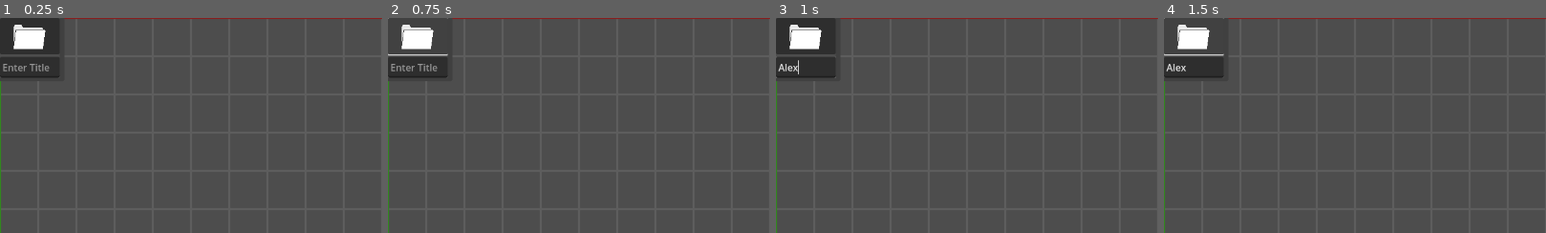
Above: before the commit, frames 1-4 (left to right).
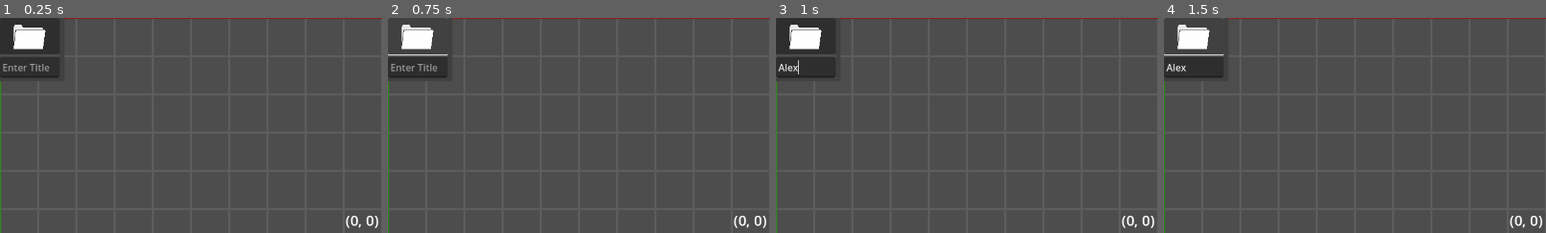
Above: after the commit, the same moments.

Repository: TophatMoth/TMPMS-v2
Game: Godot game, scene res://InProject.tscn
Same seed, same stepped clock (60 frames per second), same inputs: the game is played once before the commit and once after it. The engine's default icon, where the game draws it, is replaced by a stand-in: a white triangle on a blue panel in a dark square.
Inputs (mouse positions are % of the whole screen's width and height, from its top left):
- Up to frame 1 (0.25 s): no input
- Up to frame 2 (0.75 s): click (54, 57) at 0.52 s; type "Alex" at 0.6 s
- Up to frame 3 (1 s): click (54, 61) at 0.75 s; type "Alex" at 0.83 s
- Up to frame 4 (1.5 s): click (54, 54) at 1.25 s
The pictures show only the part of the screen within x 50-100%, y 50-100%; the shares and areas given below are measured in that part.

The runs differ from the first frame. In frame 1, 0.2% of the frame differs, in the area x 90-99%, y 92-98%; in frame 2, 0.2%; in frame 3, 0.2%; in frame 4, 0.2%.
Error before the commit: Parse Error: Identifier "integer_division" not declared in the current scope. (res://InProject.tscn::GDScript_6qfl3:12)

Commit message:
Multiple Changes (See Description)
- Added the ability to move the camera with RMB
- Moved the grid to its own scene
- Added the label in the corner to display the camera position
- Removed controller inputs from the Input Map

Diff:
--- a/FileObjects/FileObject.gd
+++ b/FileObjects/FileObject.gd
@@ -12,11 +12,16 @@
 var last_local_position : Vector2i = Vector2i.ZERO;
 
 func _ready():
-	get_tree().root.size_changed.connect(viewport_resized);
+	close_requested.connect(close_button_pressed);
+	size_changed.connect(update_global_position);
+	get_tree().root.size_changed.connect(update_local_position);
+	Global.camera_moved.connect(update_local_position);
 	await get_tree().process_frame;
 	update_local_position();
 
 func update_local_position():
+	if has_focus() && (Input.get_mouse_button_mask() & MOUSE_BUTTON_MASK_LEFT):
+		return;
 	var camera : Camera2D = get_tree().root.get_camera_2d();
 	var top_left : Vector2i = Vector2i.ZERO;
 	if camera != null:
@@ -34,11 +39,12 @@
 	global_position = position + top_left;
 	last_local_position = position;
 
-func viewport_resized():
-	update_local_position();
-
 func _process(_delta):
 	if last_local_position != position:
-		print(String(name) + " moved");
+		#print(String(name) + " moved");
 		update_global_position();
 		last_local_position = position;
+
+func close_button_pressed():
+	# Temporary, later it should have a confirmation popup and delete the associated file
+	queue_free();
--- a/Global.gd
+++ b/Global.gd
@@ -1,4 +1,6 @@
 extends Node
+
+signal camera_moved;
 
 var proj_controller : ProjectController = null;
 
@@ -6,3 +8,6 @@
 	await get_tree().process_frame;
 	if get_tree().current_scene is ProjectController:
 		proj_controller = get_tree().current_scene;
+
+func emit_camera_moved():
+	camera_moved.emit();
--- /dev/null
+++ b/Grid.tscn
@@ -0,0 +1,84 @@
+[gd_scene load_steps=4 format=3 uid="uid://cs5bxtio4lyn5"]
+
+[ext_resource type="Texture2D" uid="uid://bgt6kxwsex4wb" path="res://Background.png" id="1_jyavb"]
+
+[sub_resource type="GDScript" id="GDScript_6qfl3"]
+script/source = "extends ParallaxLayer
+
+# Called when the node enters the scene tree for the first time.
+func _ready():
+	var max_dim : Vector2i = DisplayServer.screen_get_size(-1);
+
+	# Gets the maximum size of all the screens on the device and stores them in the max_dim array
+	for i in range(DisplayServer.get_screen_count()):
+		for j in range(2):
+			max_dim[j] = max(max_dim[j], DisplayServer.screen_get_size(i)[j]);
+
+	# Rounds every dimension up to a multiple of 64 so the grid pattern stays smooth
+	for i in range(2):
+		max_dim[i] = ceil(max_dim[i] / 64.0) * 64;
+
+	# Applies the calculated sizes to the grid pattern and updates the motion_mirroring
+	motion_mirroring = max_dim;
+	$TextureRect.set_size(max_dim);
+"
+
+[sub_resource type="GDScript" id="GDScript_qnhw8"]
+script/source = "extends ParallaxLayer
+
+@export_enum(\"X\", \"Y\") var axis : int = 0;
+@export var line_width : float = 4.0;
+
+# Called when the node enters the scene tree for the first time.
+func _ready():
+	var max_dim : Vector2i = DisplayServer.screen_get_size(-1);
+
+	# Gets the maximum screen size for the target axis and stores it in max_dim[axis]
+	for i in range(DisplayServer.get_screen_count()):
+		max_dim[axis] = max(max_dim[axis], DisplayServer.screen_get_size(i)[axis]);
+
+	# Sets the width on the opposite axis to the provided value
+	max_dim[1 - axis] = int(line_width);
+
+	# Applies the calulcated sizes and updates the motion_mirroring
+	motion_mirroring[axis] = max_dim[axis];
+	$ColorRect.set_size(max_dim);
+
+	# Sets the position on the opposite axis so that it's centered
+	var color_rect_position : Vector2 = Vector2(0.0, 0.0);
+	color_rect_position[1 - axis] = -line_width / 2.0;
+	$ColorRect._set_position(color_rect_position);
+"
+
+[node name="Grid" type="ParallaxBackground"]
+
+[node name="GridBG" type="ParallaxLayer" parent="."]
+motion_mirroring = Vector2(1280, 768)
+script = SubResource("GDScript_6qfl3")
+
+[node name="TextureRect" type="TextureRect" parent="GridBG"]
+offset_right = 1280.0
+offset_bottom = 768.0
+texture = ExtResource("1_jyavb")
+stretch_mode = 1
+
+[node name="X Axis" type="ParallaxLayer" parent="."]
+motion_mirroring = Vector2(1280, 0)
+script = SubResource("GDScript_qnhw8")
+
+[node name="ColorRect" type="ColorRect" parent="X Axis"]
+offset_top = -2.0
+offset_right = 1280.0
+offset_bottom = 2.0
+color = Color(0.533333, 0.117647, 0.117647, 1)
+
+[node name="Y Axis" type="ParallaxLayer" parent="."]
+motion_mirroring = Vector2(0, 720)
+script = SubResource("GDScript_qnhw8")
+axis = 1
+
+[node name="ColorRect" type="ColorRect" parent="Y Axis"]
+offset_left = -2.0
+offset_right = 2.0
+offset_bottom = 720.0
+color = Color(0.192157, 0.533333, 0.117647, 1)
--- a/InProject.tscn
+++ b/InProject.tscn
@@ -1,93 +1,48 @@
 [gd_scene load_steps=9 format=3 uid="uid://q8kaiiccfjqh"]
 
 [ext_resource type="Script" path="res://ProjectController.gd" id="1_7xskc"]
-[ext_resource type="Texture2D" uid="uid://bgt6kxwsex4wb" path="res://Background.png" id="1_231p4"]
+[ext_resource type="Script" path="res://MainCamera.gd" id="2_6aecc"]
+[ext_resource type="PackedScene" uid="uid://cs5bxtio4lyn5" path="res://Grid.tscn" id="2_ccm7a"]
 [ext_resource type="PackedScene" uid="uid://dg47axgtxy67i" path="res://FileObjects/BaseFileObject.tscn" id="2_g7pos"]
 [ext_resource type="PackedScene" uid="uid://dasy13nxsbcjj" path="res://FileObjects/ImageFileObject.tscn" id="4_77fss"]
 [ext_resource type="PackedScene" uid="uid://o5ukkjsjkqge" path="res://FileObjects/TextFileObject.tscn" id="5_skgah"]
 [ext_resource type="PackedScene" uid="uid://cantxupniv33a" path="res://FileObjects/FolderFileObject.tscn" id="6_l58vb"]
 
-[sub_resource type="GDScript" id="GDScript_6qfl3"]
-script/source = "extends ParallaxLayer
-
-# Called when the node enters the scene tree for the first time.
-func _ready():
-	var max_dim : Vector2i = DisplayServer.screen_get_size(-1);
-
-	for i in range(DisplayServer.get_screen_count()):
-		for j in range(2):
-			max_dim[j] = max(max_dim[j], DisplayServer.screen_get_size(i)[j]);
-
-	for i in range(2):
-		@warning_ignore(integer_division)
-		max_dim[i] = max_dim[i] / 64;
-		max_dim[i] = max_dim[i] * 64;
-
-	motion_mirroring = max_dim;
-	$TextureRect.set_size(max_dim);
-"
-
-[sub_resource type="GDScript" id="GDScript_qnhw8"]
-script/source = "extends ParallaxLayer
-
-@export_enum(\"X\", \"Y\") var axis : int = 0;
-@export var line_width : float = 4.0;
-
-# Called when the node enters the scene tree for the first time.
-func _ready():
-	var max_dim : Vector2i = DisplayServer.screen_get_size(-1);
-
-	for i in range(DisplayServer.get_screen_count()):
-		max_dim[axis] = max(max_dim[axis], DisplayServer.screen_get_size(i)[axis]);
-
-	@warning_ignore(narrowing_conversion)
-	max_dim[1 - axis] = line_width;
-
-	motion_mirroring[axis] = max_dim[axis];
-	$ColorRect.set_size(max_dim);
-	var color_rect_position : Vector2 = Vector2(0.0, 0.0);
-	color_rect_position[1 - axis] = -line_width / 2.0;
-	$ColorRect._set_position(color_rect_position);
-"
+[sub_resource type="LabelSettings" id="LabelSettings_bpskw"]
+font_size = 24
 
 [node name="ProjectController" type="Node2D"]
 script = ExtResource("1_7xskc")
 
-[node name="Camera2D" type="Camera2D" parent="."]
+[node name="Camera2D" type="Camera2D" parent="." node_paths=PackedStringArray("coord_label")]
 current = true
+script = ExtResource("2_6aecc")
+coord_label = NodePath("CanvasLayer/MarginContainer/CoordLabel")
 
-[node name="ParallaxBackground" type="ParallaxBackground" parent="."]
+[node name="CanvasLayer" type="CanvasLayer" parent="Camera2D"]
 
-[node name="GridBG" type="ParallaxLayer" parent="ParallaxBackground"]
-motion_mirroring = Vector2(1280, 768)
-script = SubResource("GDScript_6qfl3")
+[node name="MarginContainer" type="MarginContainer" parent="Camera2D/CanvasLayer"]
+anchors_preset = 15
+anchor_right = 1.0
+anchor_bottom = 1.0
+grow_horizontal = 2
+grow_vertical = 2
+theme_override_constants/margin_right = 6
+theme_override_constants/margin_bottom = 4
 
-[node name="TextureRect" type="TextureRect" parent="ParallaxBackground/GridBG"]
-offset_right = 1280.0
-offset_bottom = 768.0
-texture = ExtResource("1_231p4")
-stretch_mode = 1
+[node name="CoordLabel" type="Label" parent="Camera2D/CanvasLayer/MarginContainer"]
+layout_mode = 2
+offset_right = 1274.0
+offset_bottom = 716.0
+grow_horizontal = 2
+grow_vertical = 2
+size_flags_vertical = 1
+text = "(0, 0)"
+label_settings = SubResource("LabelSettings_bpskw")
+horizontal_alignment = 2
+vertical_alignment = 2
 
-[node name="X Axis" type="ParallaxLayer" parent="ParallaxBackground"]
-motion_mirroring = Vector2(1280, 0)
-script = SubResource("GDScript_qnhw8")
-
-[node name="ColorRect" type="ColorRect" parent="ParallaxBackground/X Axis"]
-offset_top = -2.0
-offset_right = 1280.0
-offset_bottom = 2.0
-color = Color(0.533333, 0.117647, 0.117647, 1)
-
-[node name="Y Axis" type="ParallaxLayer" parent="ParallaxBackground"]
-motion_mirroring = Vector2(0, 720)
-script = SubResource("GDScript_qnhw8")
-axis = 1
-
-[node name="ColorRect" type="ColorRect" parent="ParallaxBackground/Y Axis"]
-offset_left = -2.0
-offset_right = 2.0
-offset_bottom = 720.0
-color = Color(0.192157, 0.533333, 0.117647, 1)
+[node name="Grid" parent="." instance=ExtResource("2_ccm7a")]
 
 [node name="FileObjects" type="Node" parent="."]
 
--- /dev/null
+++ b/MainCamera.gd
@@ -0,0 +1,19 @@
+extends Camera2D
+
+@onready var previous_mouse_pos : Vector2i = get_local_mouse_position();
+@export var coord_label : Label = null;
+
+func _process(_delta):
+	var move_vector : Vector2i = Vector2i.ZERO;
+
+	if (Input.get_mouse_button_mask() & MOUSE_BUTTON_MASK_RIGHT):
+		var mouse_pos : Vector2i = get_viewport().get_mouse_position();
+		move_vector = previous_mouse_pos - mouse_pos;
+
+	if move_vector != Vector2i.ZERO:
+		position += Vector2(move_vector);
+		Global.emit_camera_moved();
+		if coord_label != null:
+			coord_label.text = str(Vector2i(position));
+
+	previous_mouse_pos = get_viewport().get_mouse_position();
--- a/project.godot
+++ b/project.godot
@@ -41,6 +41,34 @@
 window/size/viewport_height=720
 window/stretch/aspect="expand"
 
+[input]
+
+ui_select={
+"deadzone": 0.5,
+"events": [Object(InputEventKey,"resource_local_to_scene":false,"resource_name":"","device":0,"window_id":0,"alt_pressed":false,"shift_pressed":false,"ctrl_pressed":false,"meta_pressed":false,"pressed":false,"keycode":32,"physical_keycode":0,"unicode":32,"echo":false,"script":null)
+]
+}
+ui_left={
+"deadzone": 0.5,
+"events": [Object(InputEventKey,"resource_local_to_scene":false,"resource_name":"","device":0,"window_id":0,"alt_pressed":false,"shift_pressed":false,"ctrl_pressed":false,"meta_pressed":false,"pressed":false,"keycode":4194319,"physical_keycode":0,"unicode":4194319,"echo":false,"script":null)
+]
+}
+ui_right={
+"deadzone": 0.5,
+"events": [Object(InputEventKey,"resource_local_to_scene":false,"resource_name":"","device":0,"window_id":0,"alt_pressed":false,"shift_pressed":false,"ctrl_pressed":false,"meta_pressed":false,"pressed":false,"keycode":4194321,"physical_keycode":0,"unicode":4194321,"echo":false,"script":null)
+]
+}
+ui_up={
+"deadzone": 0.5,
+"events": [Object(InputEventKey,"resource_local_to_scene":false,"resource_name":"","device":0,"window_id":0,"alt_pressed":false,"shift_pressed":false,"ctrl_pressed":false,"meta_pressed":false,"pressed":false,"keycode":4194320,"physical_keycode":0,"unicode":4194320,"echo":false,"script":null)
+]
+}
+ui_down={
+"deadzone": 0.5,
+"events": [Object(InputEventKey,"resource_local_to_scene":false,"resource_name":"","device":0,"window_id":0,"alt_pressed":false,"shift_pressed":false,"ctrl_pressed":false,"meta_pressed":false,"pressed":false,"keycode":4194322,"physical_keycode":0,"unicode":4194322,"echo":false,"script":null)
+]
+}
+
 [rendering]
 
 renderer/rendering_method="mobile"
